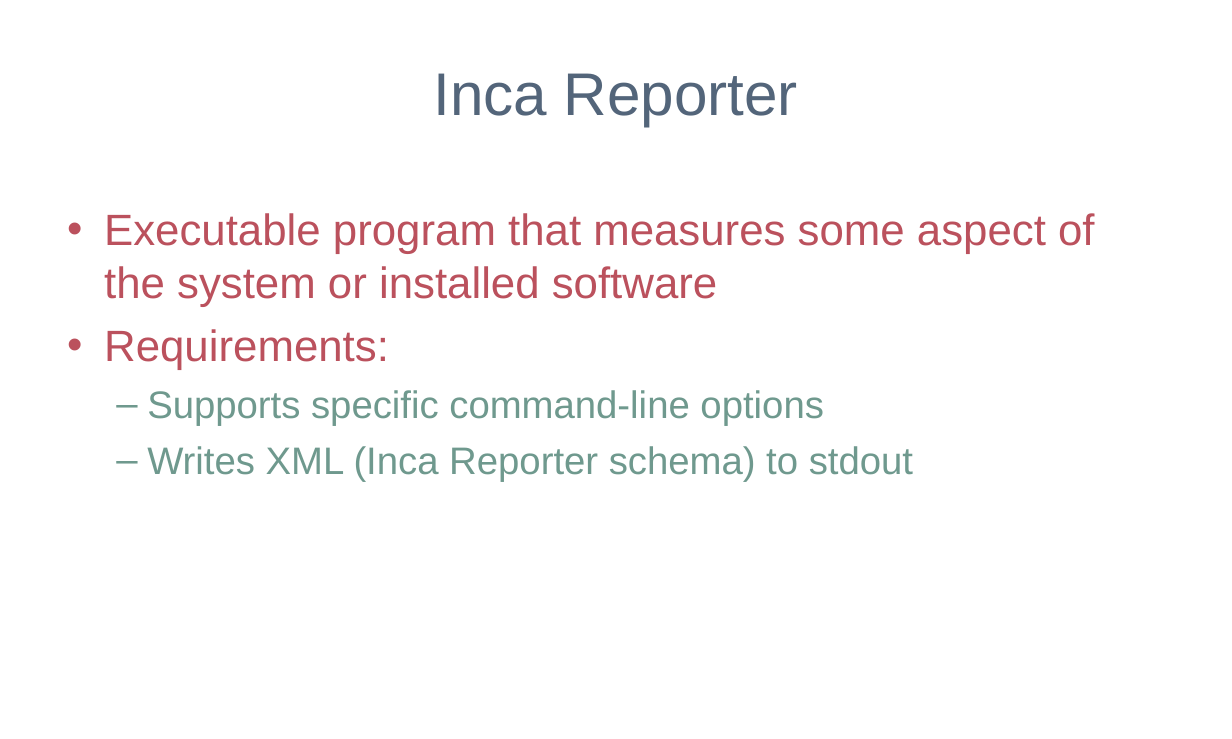
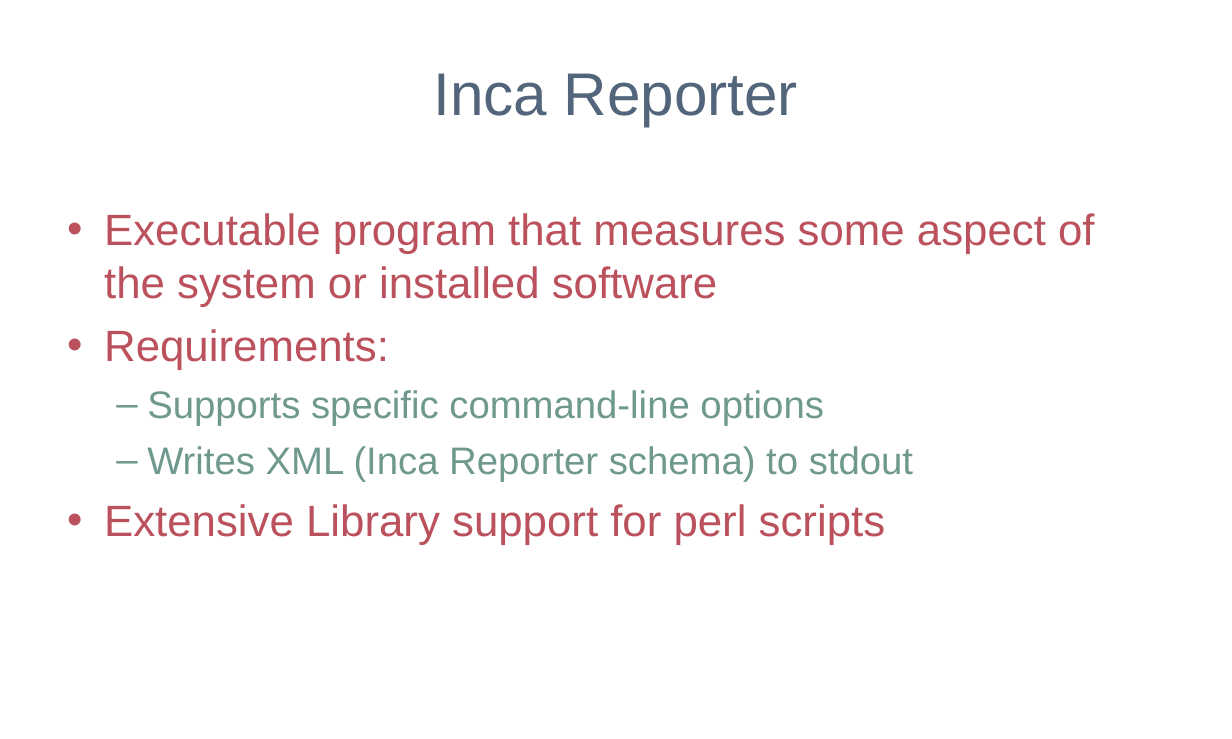
Before and after one commit to IncaProject/inca-xsede, a slide deck: slide 23 of talks/sc06/sc_06.ppt (slide 22 before the commit). Drawn at 1232x739 pixels with LibreOffice and Linux fonts; fonts in the diff are those of the drawing; background and template pictures are left out. Boxes give left, top, right and bottom in pixels: in the first picture for what was removed or moved away, otherwise in the second. Text is boxed around its words. In the diff, an @@ line names an element or a change of style, - is before the commit and + after.

```diff
--- a/talks/sc06/sc_06.ppt
+++ b/talks/sc06/sc_06.ppt
@@ text at (104,504,886,545): paragraph added @@
+• Extensive Library support for perl scripts
```
Also in this commit, not shown: 2 other slides changed, 2 slides added.
